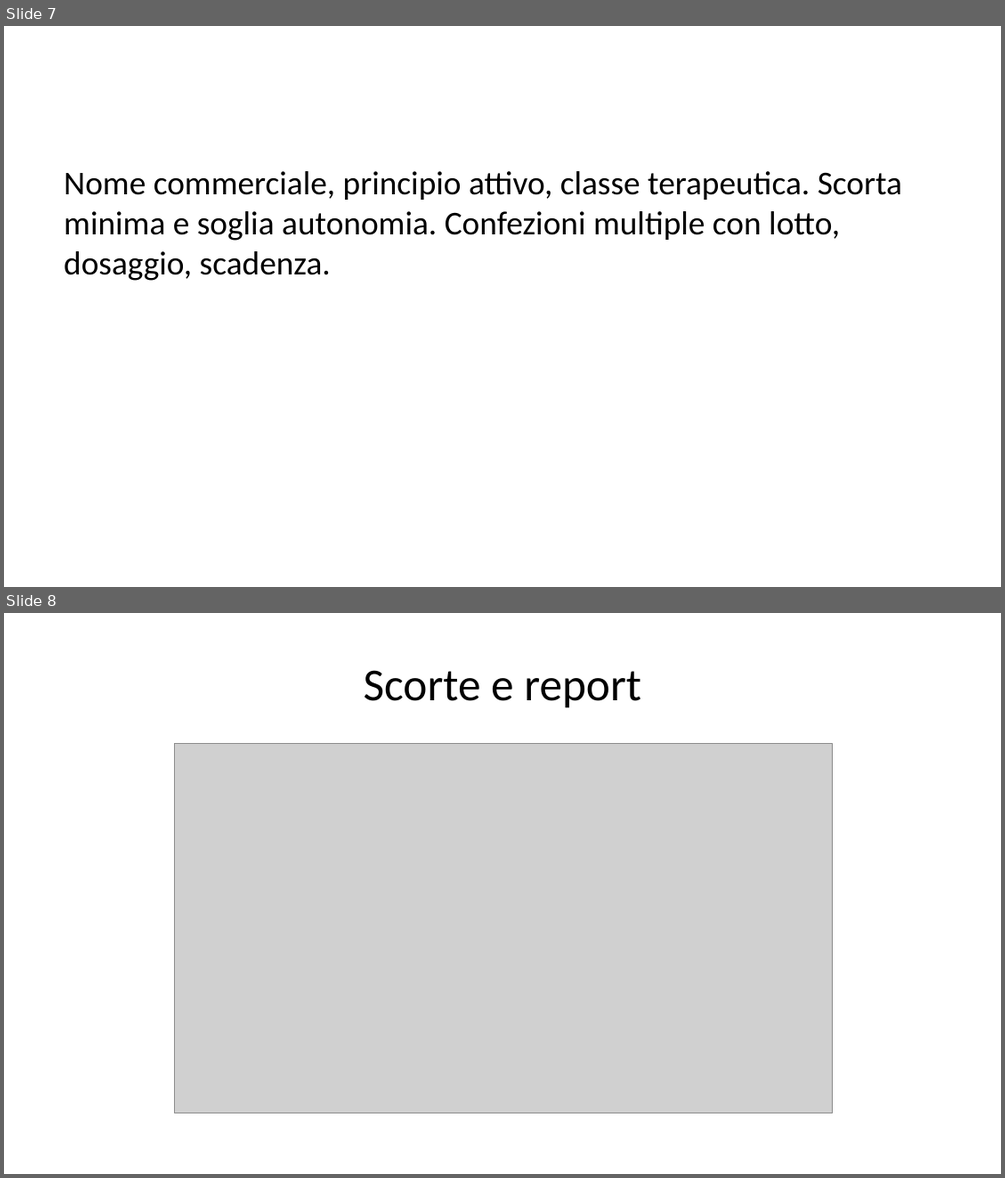
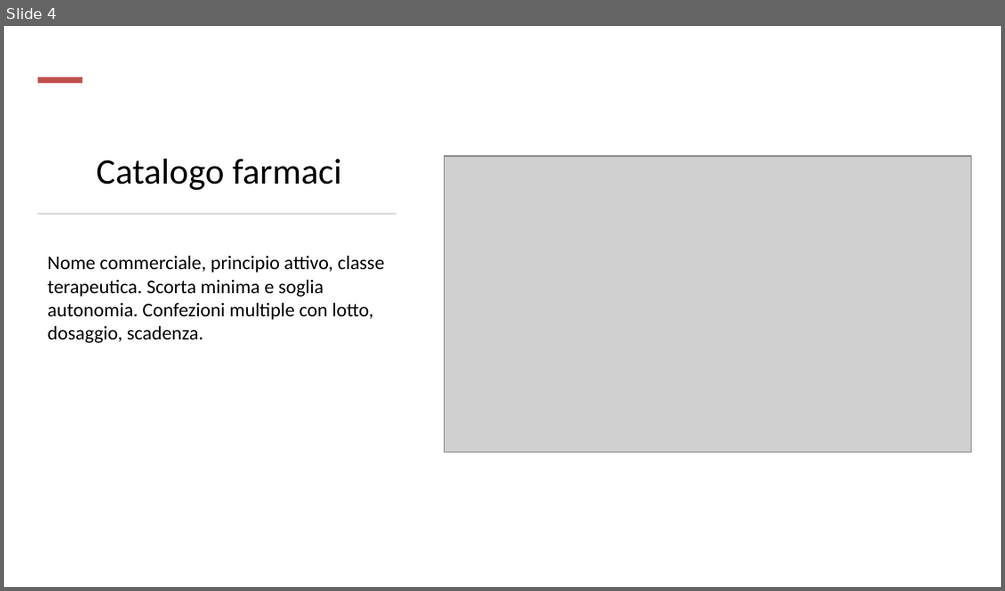
Before and after one commit to vgrazian/MediTrace, a slide deck: docs/presentation/medi-trace-editable.pptx. Shown one above the other, each under a label of ours: slides 7 and 8 before the commit, slide 4 after it. The pictures are 1005x1178 and 1005x591 pixels, drawn with LibreOffice and Linux fonts; fonts in the diff are those of the drawing; grey boxes stand for pictures. Boxes give left, top, right and bottom in pixels: in the first picture for what was removed or moved away, otherwise in the second. Text is boxed around its words. In the diff, an @@ line names an element or a change of style, - is before the commit and + after.

```diff
--- a/docs/presentation/medi-trace-editable.pptx
+++ b/docs/presentation/medi-trace-editable.pptx
@@ slide 8 removed at [4, 613, 1001, 1174], background #FFFFFF @@
@@ title removed at [364, 670, 641, 708] @@
-Scorte e report
@@ picture removed at [175, 744, 833, 1113] @@
@@ what was slide 7 is now slide 4 @@
@@ slide 4 changed as well @@
@@ rectangle added at [38, 78, 82, 83], fill #C0504D @@
@@ title added at [97, 159, 342, 190], 26 pt, text #000000 @@
+Catalogo farmaci
@@ picture added at [445, 156, 971, 451] @@
@@ rectangle added at [38, 212, 396, 214], fill #D5D5D5 @@
@@ text "Nome commerciale, principio attivo, classe ...": place and size @@
-text "Nome commerciale, principio attivo, classe ..." at [64, 171, 902, 281]
+text "Nome commerciale, principio attivo, classe ..." at [48, 256, 385, 343]
@@ text "Nome commerciale, principio attivo, classe ..." at [48, 256, 385, 343]: size 24 to 14 pt; less space between paragraphs @@
```
Also in this commit, not shown: 15 other slides changed, 1 slide added, 9 other slides removed, 27 other files.
